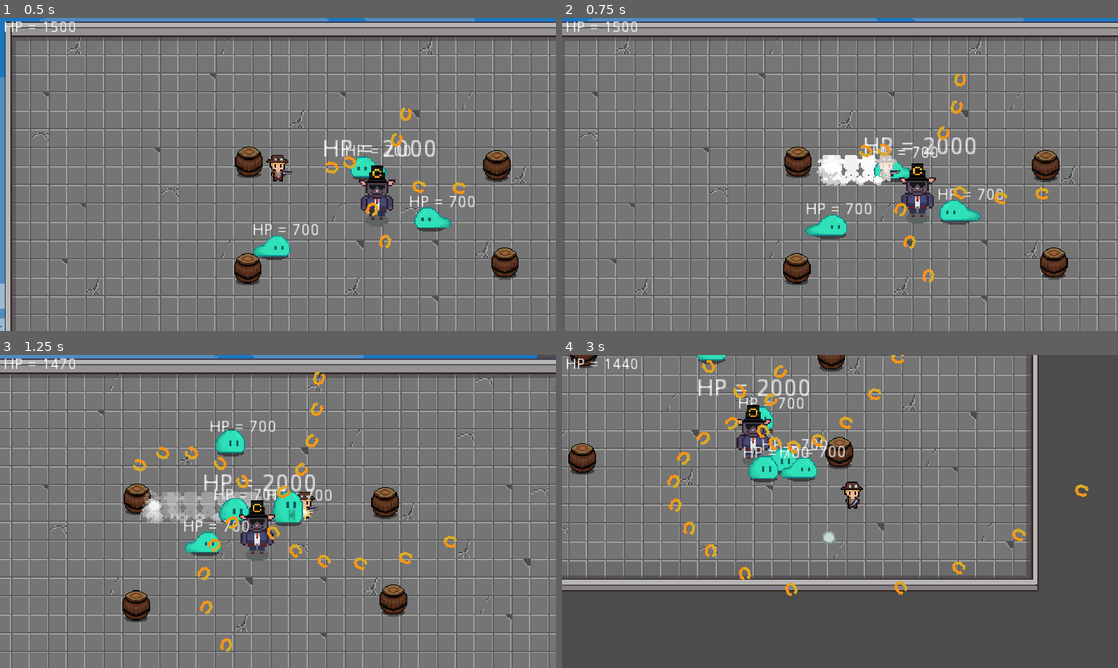
Above: before the commit, frames 1-4 (two rows, left to right).
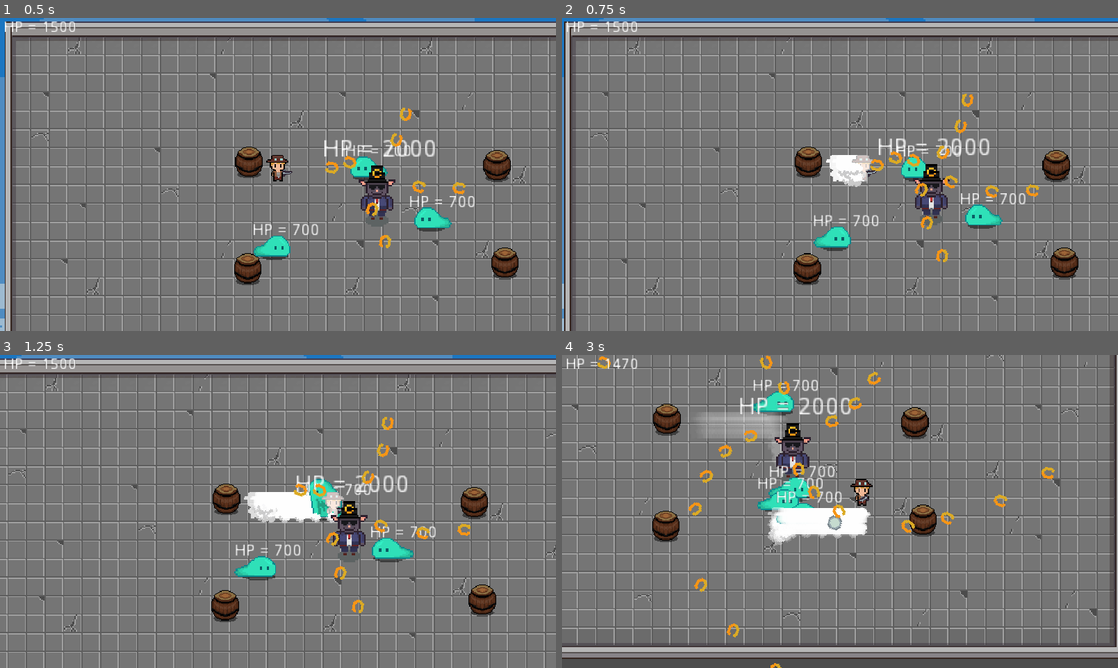
Above: after the commit, the same moments.

Repository: WAIWAI-PARTY/Life-after-people
Game: Godot game, scene res://World.tscn
Two runs of this game, one before a commit and one after it. Both use one fixed random seed, a clock stepped at 60 frames per second and the inputs below.
Inputs (mouse positions are in pixels of both pictures, inside the frame that each line leads up to):
- Up to frame 1 (0.5 s): no input
- Up to frame 2 (0.75 s): move the mouse to (962, 158) at 0.52 s; hold D (ui_right) from 0.53 s (still down); hold Shift (bullet_time, bound only after the commit) from 0.53 s (still down); tap Space (dash) at 0.6 s
- Up to frame 3 (1.25 s): keep holding D (ui_right); keep holding Shift (bullet_time, bound only after the commit)
- Up to frame 4 (3 s): move the mouse to (728, 527) at 1.27 s; release D (ui_right) at 1.28 s; release Shift (bullet_time, bound only after the commit) at 1.28 s; hold S (ui_down) 1.28-2.03 s; tap Shift (bullet_time, bound only after the commit) at 1.35 s; tap Space (dash) at 1.55, 2.1 s; move the mouse to (895, 442) at 2.02 s; hold D (ui_right) 2.03-2.78 s; hold Shift (bullet_time, bound only after the commit) 2.03-2.78 s; move the mouse to (812, 574) at 2.77 s; hold W (ui_up) from 2.78 s (still down); click (812, 574) at 2.85 s

Frame 1 is identical in both runs. In frame 2, 20% of the frame differs, in the area x 0-100%, y 0-100%; in frame 3, 22%; in frame 4, 53%.

Commit message:
bullet time

Diff:
--- a/Player/Player.gd
+++ b/Player/Player.gd
@@ -4,35 +4,54 @@
 export(int) var aclt = 800
 export(int) var frict = 1000
 const dash_duration = 0.2
-
+onready var ghost_timer = $Dash/GhostTimer
 var stats = PlayerStats
 var velocity = Vector2.ZERO
+var speed_factor = 1
+var ghost_scene = preload("res://Player/DashGhost.tscn")
 
 onready var sprite = $Sprite
 onready var hurtbox = $hurtbox
 onready var dash = $Dash
 onready var blink = $Blink
+
 func _ready():
 	randomize()
 	stats.connect("no_health", self, "queue_free")
 
 func _process(delta):
+	if Input.is_action_pressed("bullet_time"):
+		speed_factor = 5
+		ghost_timer.start()
+		instance_ghost()
+	elif Input.is_action_just_released("bullet_time"):
+		speed_factor = 1
+		ghost_timer.stop()
+		velocity = Vector2.ZERO
+
 	var input_vector = Vector2.ZERO
 	input_vector.x = Input.get_action_strength("ui_right") - Input.get_action_strength("ui_left")
 	input_vector.y = Input.get_action_strength("ui_down") - Input.get_action_strength("ui_up")
 	input_vector = input_vector.normalized()
-	maxSpeed = 450 if dash.is_dashing() else 100
-	aclt = 10000 if dash.is_dashing() else 800
+	maxSpeed = 450 if dash.is_dashing() else 100*speed_factor
+	aclt = 10000*speed_factor if dash.is_dashing() else 800*speed_factor
 	if Input.is_action_just_pressed("dash") && dash.can_dash && !dash.is_dashing():
 		dash.start_dash(sprite, dash_duration, input_vector)
-
 	if input_vector != Vector2.ZERO:
-		velocity = velocity.move_toward(input_vector*maxSpeed, aclt*delta)
+		velocity = velocity.move_toward(input_vector*maxSpeed, aclt*delta*speed_factor)
 
 	else:
 		velocity = velocity.move_toward(Vector2.ZERO, frict*delta)
 	velocity = move_and_slide(velocity)
-
+func instance_ghost():
+	var ghost: Sprite = ghost_scene.instance()
+	get_parent().add_child(ghost)
+	ghost.global_position = Vector2(global_position.x+1, global_position.y-6)
+	ghost.texture = sprite.texture
+	ghost.vframes = sprite.vframes
+	ghost.hframes = sprite.hframes
+	ghost.frame = sprite.frame
+	ghost.flip_h = sprite.flip_h
 func _on_hurtbox_area_entered(area):
 	if dash.is_dashing(): return
 	stats.health -= area.damage
--- a/World.gd
+++ b/World.gd
@@ -2,6 +2,11 @@
 
 var Enemy = preload("res://Enemy/Slime.tscn")
 
+func _process(delta):
+	if Input.is_action_pressed("bullet_time"):
+		Engine.time_scale = 0.2
+	elif Input.is_action_just_released("bullet_time"):
+		Engine.time_scale = 1
 
 func _on_SpawnTimer_timeout():
 	var enemy = Enemy.instance()
--- a/project.godot
+++ b/project.godot
@@ -88,6 +88,11 @@
 "events": [ Object(InputEventKey,"resource_local_to_scene":false,"resource_name":"","device":0,"alt":false,"shift":false,"control":false,"meta":false,"command":false,"pressed":false,"scancode":0,"physical_scancode":32,"unicode":0,"echo":false,"script":null)
  ]
 }
+bullet_time={
+"deadzone": 0.5,
+"events": [ Object(InputEventKey,"resource_local_to_scene":false,"resource_name":"","device":0,"alt":false,"shift":false,"control":false,"meta":false,"command":false,"pressed":false,"scancode":0,"physical_scancode":16777237,"unicode":0,"echo":false,"script":null)
+ ]
+}
 
 [layer_names]
 
